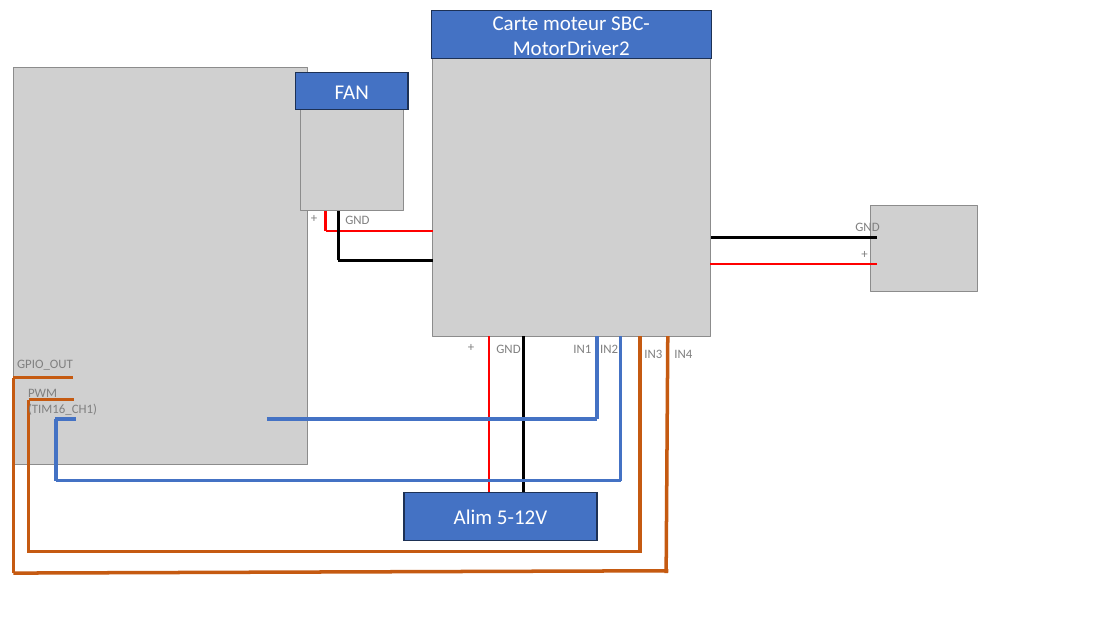
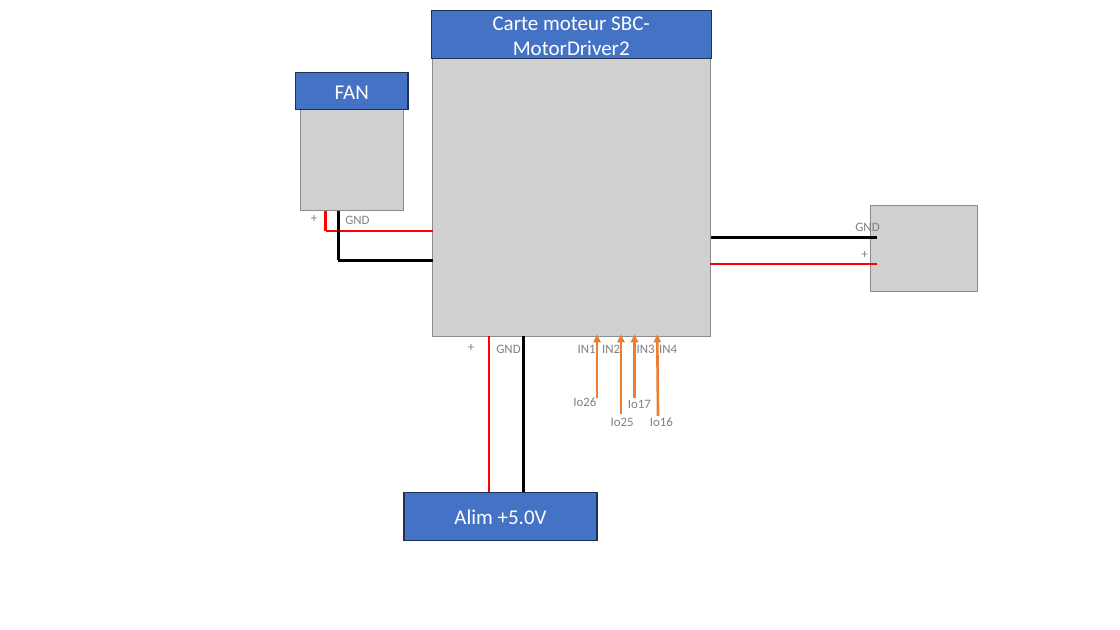
Before and after one commit to Lucas-byte31/GREENHOUSE_V2, a slide deck: slide 2 of 02_SW_SPEC/Schema de cablage.pptx. Drawn at 1120x630 pixels with LibreOffice and Linux fonts; fonts in the diff are those of the drawing; grey boxes stand for pictures. Boxes give left, top, right and bottom in pixels: in the first picture for what was removed or moved away, otherwise in the second. Text is boxed around its words. In the diff, an @@ line names an element or a change of style, - is before the commit and + after.

```diff
--- a/02_SW_SPEC/Schema de cablage.pptx
+++ b/02_SW_SPEC/Schema de cablage.pptx
@@ picture removed at bbox=[13, 67, 308, 465] @@
@@ text "IN1": place and size @@
-text "IN1" at bbox=[573, 345, 591, 353]
+text "IN1" at bbox=[578, 342, 596, 353]
@@ arrow added from (597, 397) to (597, 334), #ED7D31 2.25 pt @@
@@ line moved from (597, 419) - (597, 336) to (621, 414) - (621, 334) @@
@@ line (621, 414) - (621, 334): line to arrow; stroke #4472C4 3 pt to #ED7D31 2.25 pt @@
@@ line removed from (621, 481) to (621, 336) @@
@@ text "IN3": place and size @@
-text "IN3" at bbox=[644, 350, 662, 358]
+text "IN3" at bbox=[637, 345, 655, 353]
@@ arrow added from (634, 397) to (634, 334), #ED7D31 2.25 pt @@
@@ line removed from (640, 553) to (640, 336) @@
@@ text "IN4": place and size @@
-text "IN4" at bbox=[674, 350, 692, 358]
+text "IN4" at bbox=[659, 345, 677, 353]
@@ arrow added from (658, 416) to (657, 334), #ED7D31 2.25 pt @@
@@ line removed from (666, 573) to (668, 336) @@
@@ line removed from (13, 378) to (73, 378) @@
@@ line removed from (13, 573) to (13, 378) @@
@@ text removed at bbox=[17, 360, 73, 370] @@
-GPIO_OUT
@@ text removed at bbox=[28, 389, 97, 417] @@
-PWM (TIM16_CH1)
@@ line removed from (29, 553) to (29, 400) @@
@@ line removed from (29, 400) to (74, 400) @@
@@ line removed from (55, 419) to (76, 419) @@
@@ line removed from (56, 481) to (56, 419) @@
@@ line removed from (267, 419) to (597, 419) @@
@@ text added at bbox=[573, 397, 596, 406], 11 pt, text #808080 @@
+Io26
@@ text added at bbox=[611, 418, 634, 426], 11 pt, text #808080 @@
+Io25
@@ text added at bbox=[628, 400, 651, 408], 11 pt, text #808080 @@
+Io17
@@ text added at bbox=[650, 417, 673, 426], 11 pt, text #808080 @@
+Io16
@@ line removed from (56, 481) to (621, 481) @@
@@ text in rectangle at bbox=[454, 509, 547, 524]: text changed @@
-Alim 5-12V
+Alim +5.0V
@@ line removed from (28, 552) to (640, 552) @@
@@ line removed from (13, 573) to (669, 571) @@
```
Also in this commit, not shown: 1 slide added, 2 slides removed, 2 other files.
